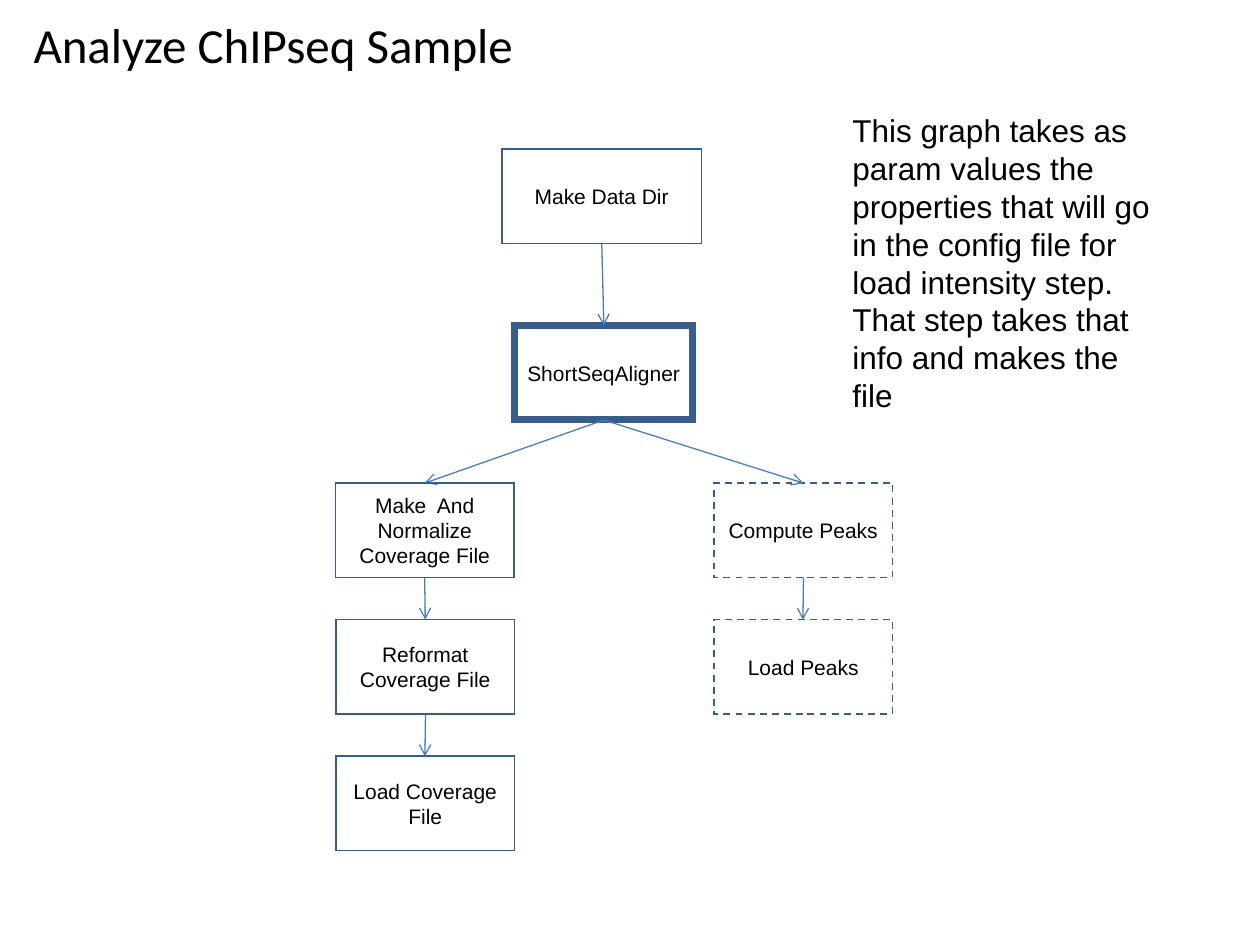
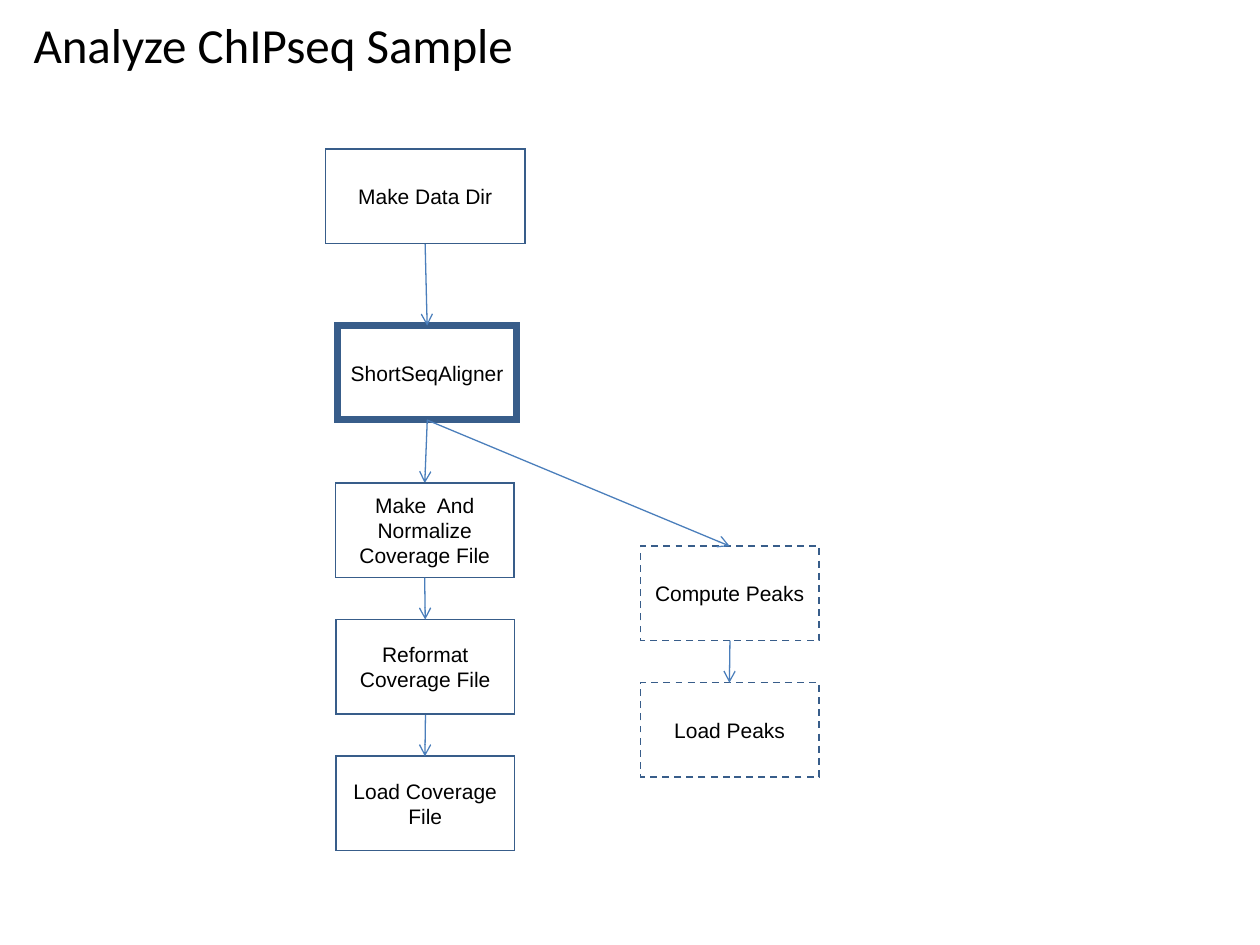
Before and after one commit to VEuPathDB/ApiCommonWorkflow, a slide deck: slide 50 of Main/doc/IntegratedWorkflow.ppt. Drawn at 1260x945 pixels with LibreOffice and Linux fonts; fonts in the diff are those of the drawing. Boxes give left, top, right and bottom in pixels: in the first picture for what was removed or moved away, otherwise in the second. Text is boxed around its words. In the diff, an @@ line names an element or a change of style, - is before the commit and + after.

Commit message:
adjust rnaseq and chipseq graphs

```diff
--- a/Main/doc/IntegratedWorkflow.ppt
+++ b/Main/doc/IntegratedWorkflow.ppt
@@ text removed at box(852, 119, 1150, 408) @@
-This graph takes as param values the properties that will go in the config file for load intensity step. That step takes that info and makes the file
@@ 2 rectangles, 1 arrow: place and size @@
-2 rectangles, 1 arrow at box(501, 149, 701, 420)
+2 rectangles, 1 arrow at box(325, 149, 524, 420)
@@ arrow added from (427, 420) to (425, 483), #4A7EBB 0.74 pt @@
@@ arrow moved from (604, 420) - (425, 483) to (427, 420) - (730, 546) @@
@@ arrow removed from (604, 420) to (804, 483) @@
@@ 2 rectangles, 1 arrow: place and size @@
-2 rectangles, 1 arrow at box(714, 483, 893, 714)
+2 rectangles, 1 arrow at box(640, 546, 819, 777)
```
Also in this commit, not shown: 1 other slide changed.
